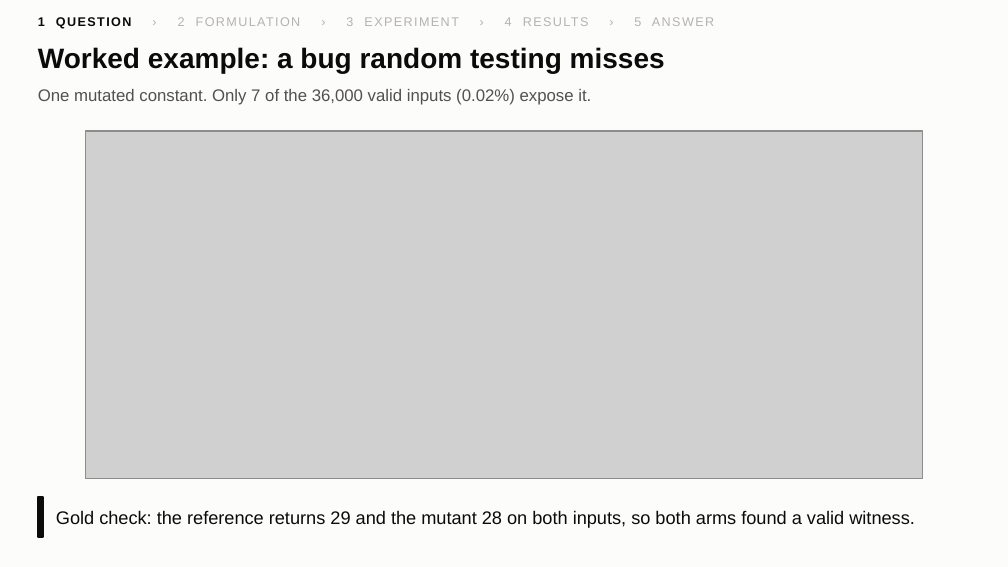
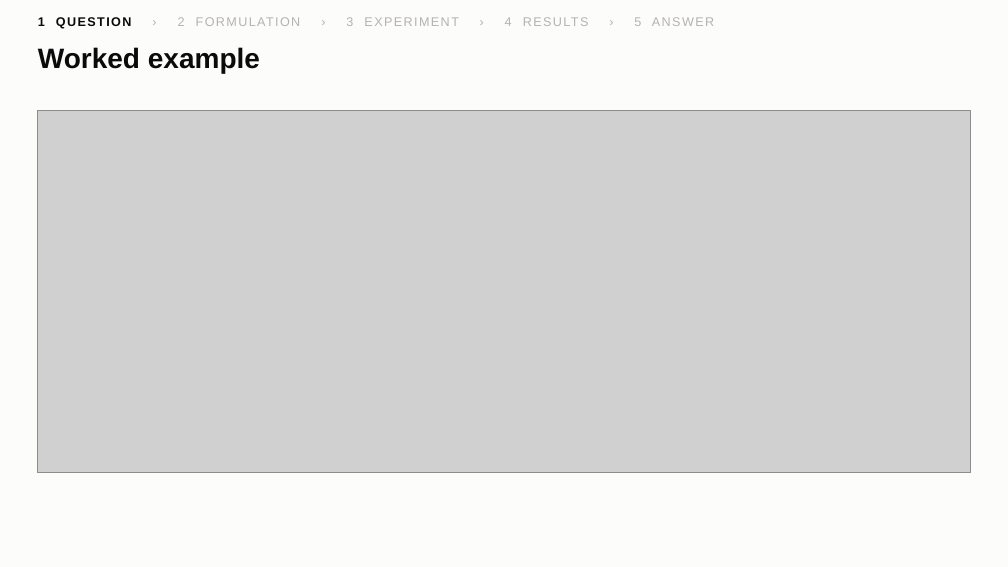
Before and after one commit to yxshrk/System-Failure-Detector, a slide deck: slide 6 of results/figures/slides/premortem_slides.pptx. Drawn at 1008x567 pixels with LibreOffice and Linux fonts; fonts in the diff are those of the drawing; grey boxes stand for pictures. Boxes give left, top, right and bottom in pixels: in the first picture for what was removed or moved away, otherwise in the second. Text is boxed around its words. In the diff, an @@ line names an element or a change of style, - is before the commit and + after.

```diff
--- a/results/figures/slides/premortem_slides.pptx
+++ b/results/figures/slides/premortem_slides.pptx
@@ text at (38, 47, 260, 73): text changed @@
-Worked example: a bug random testing misses
+Worked example
@@ text removed at (38, 89, 591, 105) @@
-One mutated constant. Only 7 of the 36,000 valid inputs (0.02%) expose it.
@@ picture: place and size @@
-picture at (86, 131, 922, 479)
+picture at (38, 111, 971, 473)
@@ rectangle removed at (38, 497, 43, 537) @@
@@ text removed at (56, 510, 915, 528) @@
-Gold check: the reference returns 29 and the mutant 28 on both inputs, so both arms found a valid witness.
```
Also in this commit, not shown: 4 other files.
